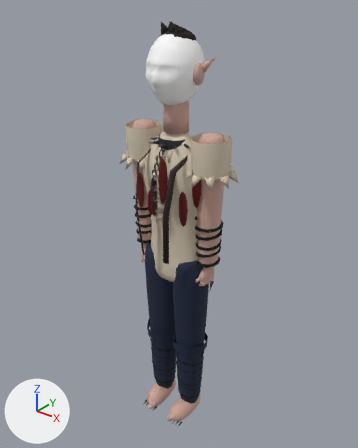
The Blender file tools/blender/fonte/zefero.blend, before and after one commit.
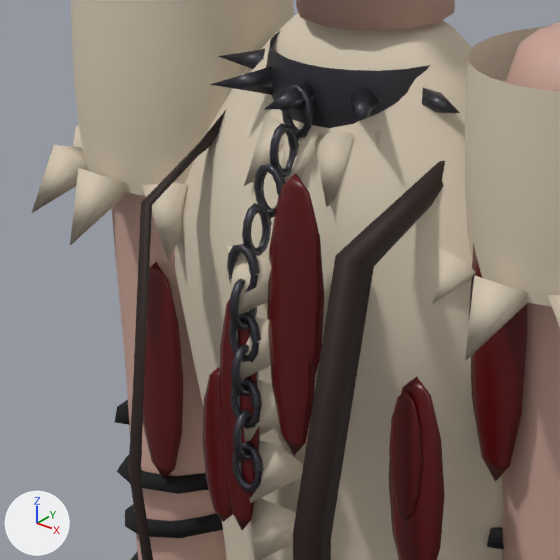
Each version is shown whole from a 50 mm lens placed at (1.269, -1.568, 2.041), pointed at (-0.012, 0.034, 1.048), then close up on the part from 32% to 58% of the width and 29% to 49% of the height. Every picture has the same lights, and +X, +Y and +Z are marked at lower left. The first two pictures are the older version.

Names of what the first close-up shows: 'part_MAT_CLOTH_shirt_zefero', 'part_MAT_CLOTH_susp_zefero', 'part_MAT_CLOTH_wrap_zefero', 'part_MAT_METAL_iron_zefero', 'part_MAT_SKIN_skin_zefero', 'shirtBlood'.
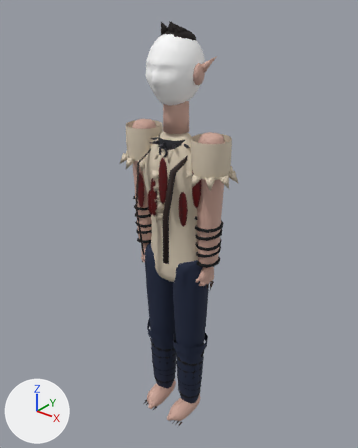
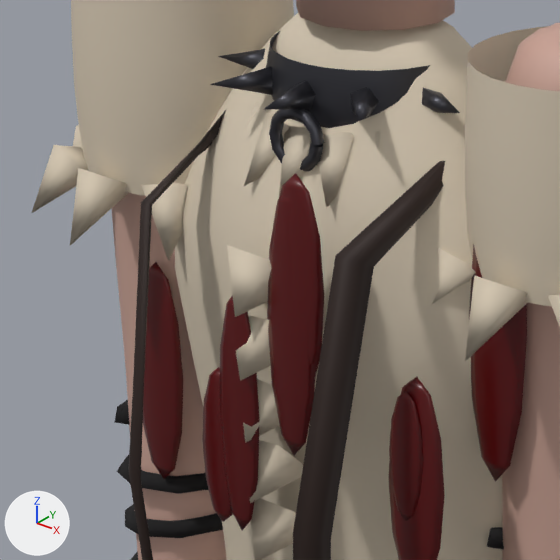
Location of each change, [x1, y1, x2, y2] in pixels of the close-ups (560 x 560 px; the box of a moved part takes in the faces that stretch with it):
'part_MAT_METAL_iron_zefero', reshaped (70% shorter)
    before: [210, 31, 460, 493]
    after: [210, 31, 460, 171]
part 1 of me_part_mat_metal_iron_zefero, deleted
    before: [227, 123, 299, 493]
part 2 of me_part_mat_metal_iron_zefero, moved or reshaped
    before: [281, 84, 314, 139]
    after: [269, 109, 325, 171]

The edits, one by one:
me_part_mat_metal_iron_zefero is used by ob_part_mat_metal_iron_zefero; location (0.0, 0.0, 0.0).
me_part_mat_metal_iron_zefero had 714 vertices, 676 faces and spanned x -0.107..0.107, y -0.155..0.099, z 1.181..1.471.
me_part_mat_metal_iron_zefero now has 207 vertices, 208 faces and spans x -0.107..0.107, y -0.118..0.099, z 1.399..1.471.
me_part_mat_metal_iron_zefero part 1: 10 loose pieces with 520 vertices, spanning x -0.013..0.014, y -0.155..-0.084, z 1.181..1.436, are deleted.
Part 2, on me_part_mat_metal_iron_zefero:
18 vertices are removed from x -0.013..0.014, y -0.086..-0.08, z 1.422..1.46.
28 faces are deleted.
34 vertices move from x -0.012..0.013, y -0.086..-0.08, z 1.424..1.459 to x -0.021..0.022, y -0.088..-0.08, z 1.402..1.444.
31 vertices are added at x -0.024..0.023, y -0.09..-0.08, z 1.399..1.446.
40 new faces join them.
